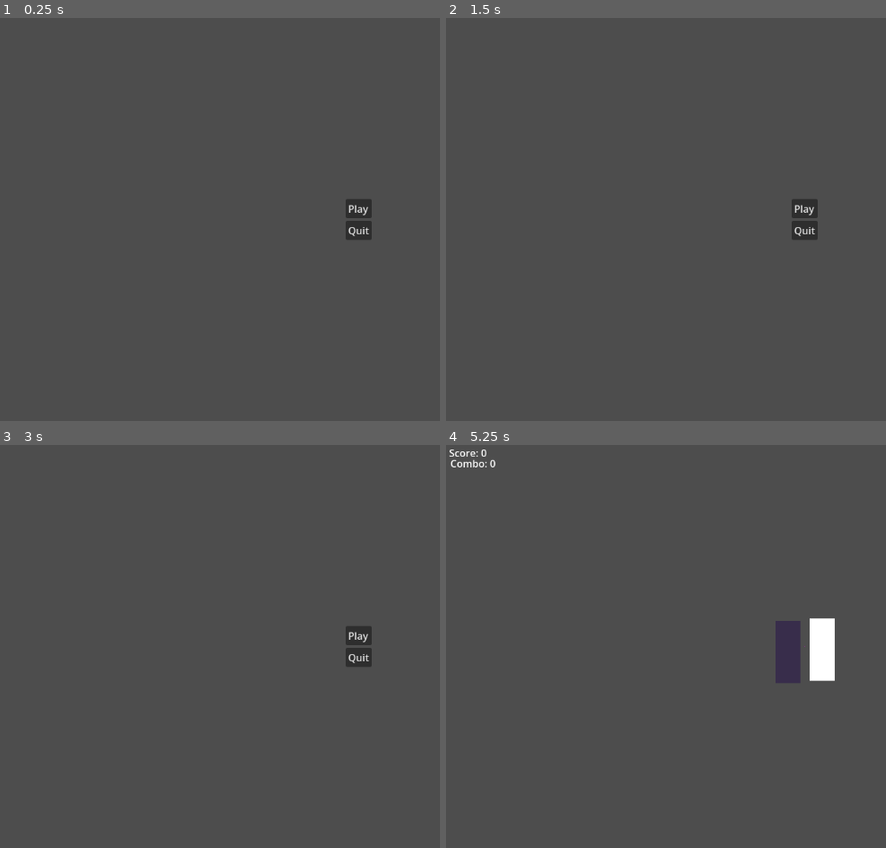
Above: before the commit, frames 1-4 (two rows, left to right).
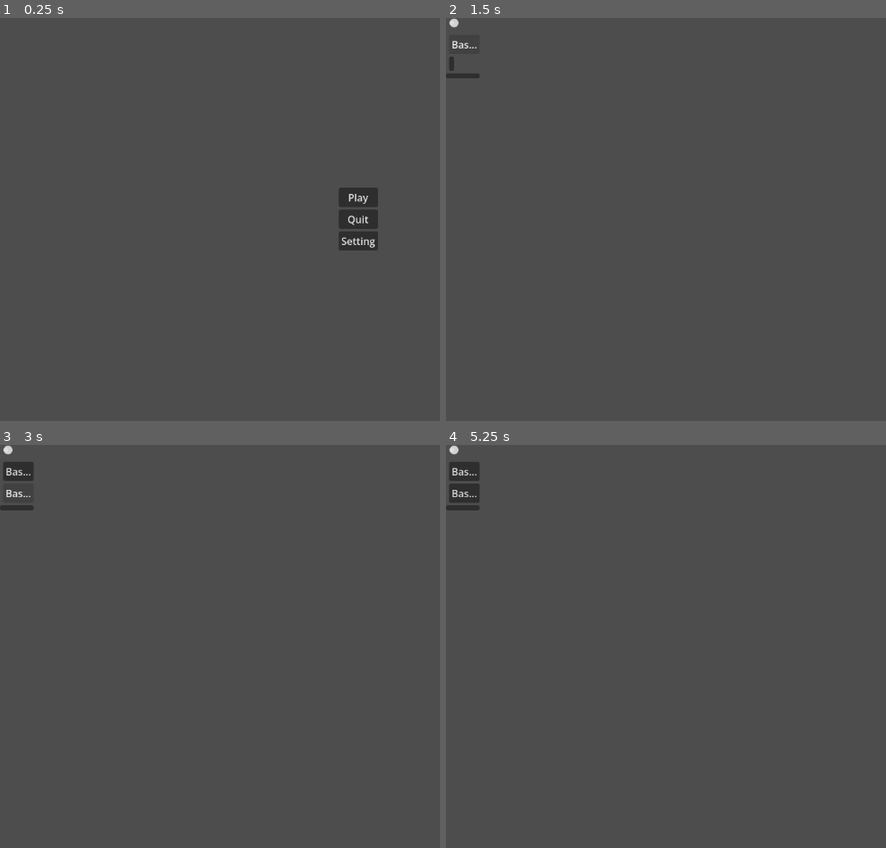
Above: after the commit, the same moments.

Repository: CilginSinek/cattivity
Game: Godot game, scene res://scenes/Menu.tscn
The game is run twice, just before and just after one commit, with the same random seed, the same clock (stepped at 60 frames per second) and the same inputs. This scene is started directly instead of the project's main scene.
Inputs (mouse positions are in pixels of both pictures, inside the frame that each line leads up to):
- Up to frame 1 (0.25 s): no input
- Up to frame 2 (1.5 s): click (802, 239) at 0.5 s, where only the run after the commit has a clickable "Setting"; click (459, 42) at 1.27 s
- Up to frame 3 (3 s): click (17, 473) at 2 s, where only the run after the commit has a clickable "Bas..."; click (4, 489) at 2.77 s
- Up to frame 4 (5.25 s): click (463, 493) at 3.5 s, where only the run after the commit has a clickable "Bas..."; click (463, 509) at 4.27 s; click (806, 634) at 5 s, where only the run before the commit has a clickable "Play"

The runs differ from the first frame. In frame 1, 0.9% of the frame differs, in the area x 76-86%, y 42-58%; in frame 2, 0.7%; in frame 3, 1.0%; in frame 4, 2.6%, in the area x 0-89%, y 0-60%.
Error after the commit: Invalid call. Nonexistent function 'go_to_menu' in base 'Node (GameStateManager.gd)'. (res://scenes/Settings.gd:54)

Commit message:
feat: Settings scene, volume control, key remapping

Diff:
--- a/godot/autoload/GameStateManager.gd
+++ b/godot/autoload/GameStateManager.gd
@@ -7,9 +7,8 @@
 
 var current_state: State = State.MENU
 
-func go_to_menu() -> void:
-	_set_state(State.MENU)
-	get_tree().change_scene_to_file("res://scenes/Menu.tscn")
+func go_to_settings() -> void:
+	get_tree().change_scene_to_file("res://scenes/Settings.tscn")
 
 func start_game() -> void:
 	_set_state(State.PLAYING)
--- a/godot/scenes/Main.gd
+++ b/godot/scenes/Main.gd
@@ -1,28 +1,3 @@
-## res://scenes/Main.gd
-#extends Node
-#
-#@onready var note_spawner: Node = $Gameplay/NoteSpawner
-#
-#func _ready() -> void:
-	#var test_data = {
-		#"name": "Test Map",
-		#"artist": "Test Artist",
-		#"bpm": 120,
-		#"offset": 0,
-		#"duration": 10000,
-		#"inputs": [
-			#{"time": 2000, "direction": 0},
-			#{"time": 4000, "direction": 1},
-			#{"time": 6000, "direction": 0},
-			#{"time": 8000, "direction": 1},
-		#]
-	#}
-	#
-	#BeatmapController.load_from_api(test_data)
-	#note_spawner.setup(BeatmapController.get_notes())
-	#SongManager.play()
-	#note_spawner._active = true
-	#
 # res://scenes/Main.gd
 extends Node
 
@@ -47,6 +22,3 @@
 	note_spawner.setup(BeatmapController.get_notes())
 	SongManager.play()
 	note_spawner._active = true
-
-	await get_tree().create_timer(5.0).timeout
-	GameStateManager.end_game()
--- a/godot/scenes/Menu.tscn
+++ b/godot/scenes/Menu.tscn
@@ -40,5 +40,10 @@
 layout_mode = 2
 text = "Quit"
 
+[node name="Setting" type="Button" parent="CenterContainer/VBoxContainer" unique_id=144807623]
+layout_mode = 2
+text = "Setting"
+
 [connection signal="pressed" from="CenterContainer/VBoxContainer/Play" to="." method="_on_press_play"]
 [connection signal="pressed" from="CenterContainer/VBoxContainer/Quit" to="." method="_on_quit_button_pressed"]
+[connection signal="pressed" from="CenterContainer/VBoxContainer/Setting" to="." method="_on_setting_pressed"]
--- /dev/null
+++ b/godot/scenes/Settings.gd
@@ -0,0 +1,54 @@
+# res://scenes/Settings.gd
+extends Control
+
+@onready var volume_slider: HSlider = $CenterContainer/VBoxContainer/VolumeRow/VolumeSlider
+@onready var key_left_button: Button = $CenterContainer/VBoxContainer/KeyLeftRow/KeyLeftButton
+@onready var key_right_button: Button = $CenterContainer/VBoxContainer/KeyRightRow/KeyRightButton
+@onready var back_button: Button = $CenterContainer/VBoxContainer/BackButton
+
+var listening_for_key: String = ""
+
+func _ready() -> void:
+	volume_slider.min_value = 0.0
+	volume_slider.max_value = 1.0
+	volume_slider.value = AudioServer.get_bus_volume_db(0)
+
+	volume_slider.value_changed.connect(_on_volume_changed)
+	key_left_button.pressed.connect(_on_key_left_pressed)
+	key_right_button.pressed.connect(_on_key_right_pressed)
+	back_button.pressed.connect(_on_back_pressed)
+
+	_update_key_labels()
+
+func _input(event: InputEvent) -> void:
+	if listening_for_key == "":
+		return
+	if event is InputEventKey and event.pressed:
+		var action = "rotate_left" if listening_for_key == "left" else "rotate_right"
+		InputMap.action_erase_events(action)
+		InputMap.action_add_event(action, event)
+		listening_for_key = ""
+		_update_key_labels()
+
+func _on_volume_changed(value: float) -> void:
+	AudioServer.set_bus_volume_db(0, linear_to_db(value))
+
+func _on_key_left_pressed() -> void:
+	listening_for_key = "left"
+	key_left_button.text = "Bas..."
+
+func _on_key_right_pressed() -> void:
+	listening_for_key = "right"
+	key_right_button.text = "Bas..."
+
+func _update_key_labels() -> void:
+	var left_events = InputMap.action_get_events("rotate_left")
+	if left_events.size() > 0:
+		key_left_button.text = OS.get_keycode_string(left_events[0].keycode)
+
+	var right_events = InputMap.action_get_events("rotate_right")
+	if right_events.size() > 0:
+		key_right_button.text = OS.get_keycode_string(right_events[0].keycode)
+
+func _on_back_pressed() -> void:
+	GameStateManager.go_to_menu()
--- /dev/null
+++ b/godot/scenes/Settings.tscn
@@ -0,0 +1,51 @@
+[gd_scene format=3 uid="uid://c8l80emx6xhqg"]
+
+[ext_resource type="Script" uid="uid://bw6rttiuc4x7t" path="res://scenes/Settings.gd" id="1_rbmmp"]
+
+[node name="Settings" type="Control" unique_id=1495276754]
+layout_mode = 3
+anchors_preset = 0
+script = ExtResource("1_rbmmp")
+
+[node name="TextureRect" type="TextureRect" parent="." unique_id=1667421206]
+layout_mode = 0
+offset_right = 40.0
+offset_bottom = 40.0
+
+[node name="CenterContainer" type="CenterContainer" parent="." unique_id=2093319807]
+layout_mode = 0
+offset_right = 40.0
+offset_bottom = 40.0
+
+[node name="VBoxContainer" type="VBoxContainer" parent="CenterContainer" unique_id=1289744108]
+layout_mode = 2
+
+[node name="VolumeRow" type="HBoxContainer" parent="CenterContainer/VBoxContainer" unique_id=1435873907]
+layout_mode = 2
+
+[node name="voice" type="Label" parent="CenterContainer/VBoxContainer/VolumeRow" unique_id=338636494]
+layout_mode = 2
+
+[node name="VolumeSlider" type="HSlider" parent="CenterContainer/VBoxContainer/VolumeRow" unique_id=799636238]
+layout_mode = 2
+
+[node name="KeyLeftRow" type="HBoxContainer" parent="CenterContainer/VBoxContainer" unique_id=414867981]
+layout_mode = 2
+
+[node name="KeyLeftRow" type="Label" parent="CenterContainer/VBoxContainer/KeyLeftRow" unique_id=41821634]
+layout_mode = 2
+
+[node name="KeyLeftButton" type="Button" parent="CenterContainer/VBoxContainer/KeyLeftRow" unique_id=195252371]
+layout_mode = 2
+
+[node name="KeyRightRow" type="HBoxContainer" parent="CenterContainer/VBoxContainer" unique_id=1943095863]
+layout_mode = 2
+
+[node name="KeyRightRow" type="Label" parent="CenterContainer/VBoxContainer/KeyRightRow" unique_id=538892844]
+layout_mode = 2
+
+[node name="KeyRightButton" type="Button" parent="CenterContainer/VBoxContainer/KeyRightRow" unique_id=1406288210]
+layout_mode = 2
+
+[node name="BackButton" type="Button" parent="CenterContainer/VBoxContainer" unique_id=1510960540]
+layout_mode = 2
--- a/godot/scenes/menu.gd
+++ b/godot/scenes/menu.gd
@@ -16,3 +16,7 @@
 
 func _on_quit_button_pressed() -> void:
 	get_tree().quit(0)
+
+
+func _on_setting_pressed() -> void:
+	GameStateManager.go_to_settings()
Not shown, added: godot/scenes/Settings.gd.uid
